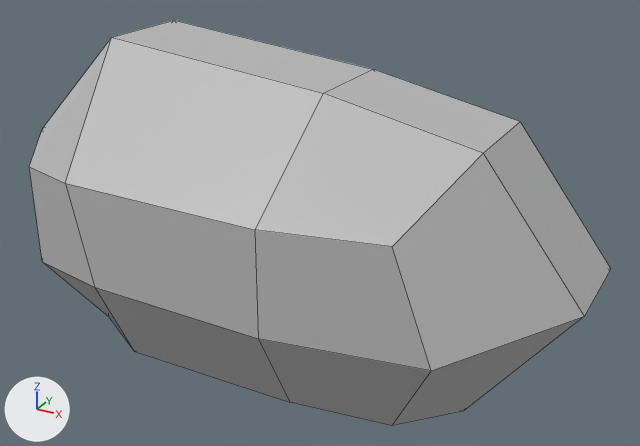
The FBX model Assets/Art_Assets/Boulder.fbx, before and after one commit.
Camera for both pictures: a 50 mm camera at (-59.39, -37.01, 3.84) aimed at (-62.86, -30.71, 0.69). Arrows for +X, +Y and +Z are at lower left; the lights stay in place. Mesh edges are drawn as thin lines. Where no turn or scale is listed for an object, it has been applied to the vertices.
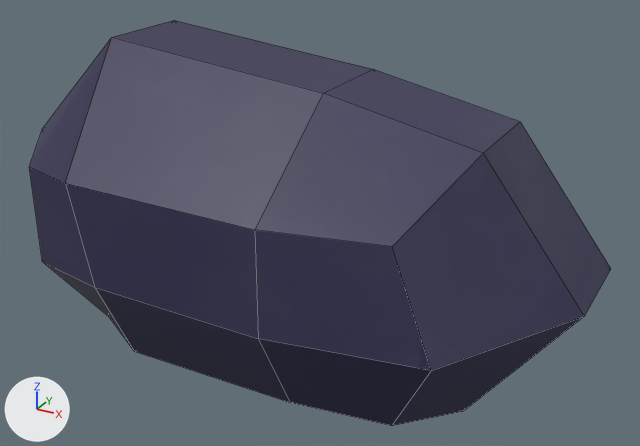
Boxes (x1, y1, x2, y2) around the edits, measured in the pictures (640 x 446 px):
'pCube651', recoloured (grey to blue): (29, 20, 611, 426) in both

What changed in the scene script:
```text
Add img_boulder_texture_png:
    img_boulder_texture_png = load_image('Boulder_texture.png', '../Textures/Boulder_texture.png', 782, 798, 'sRGB')
Add mat_boulder_texture:
    mat_boulder_texture = principled_material('Boulder_Texture')
    mat_boulder_texture.texture = img_boulder_texture_png
Change me_mesh:
    where me_mesh.from_pydata(...)  # 44 vertices, 42 faces; spans x -0.33..4.84, y -1.75..1.14, z -0.77..2.24
    remove me_mesh.materials.append(mat_lambert1)  # grey #bcbcbc
    add me_mesh.materials.append(mat_boulder_texture)  # picture img_boulder_texture_png
```
